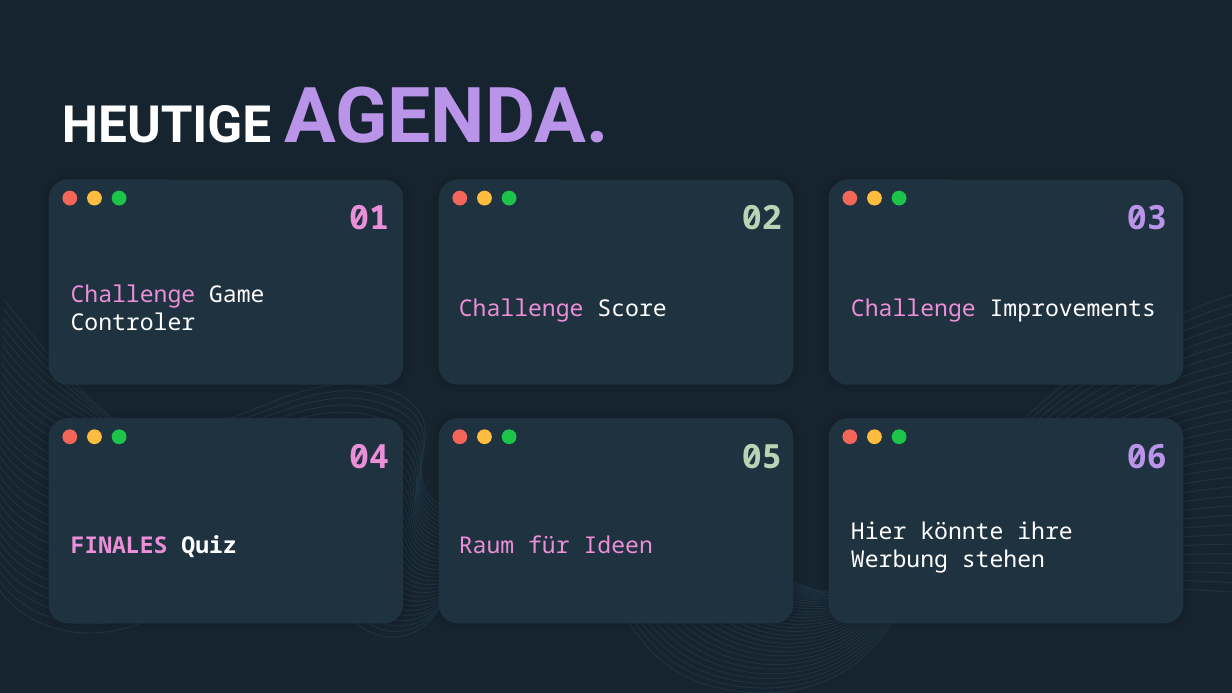
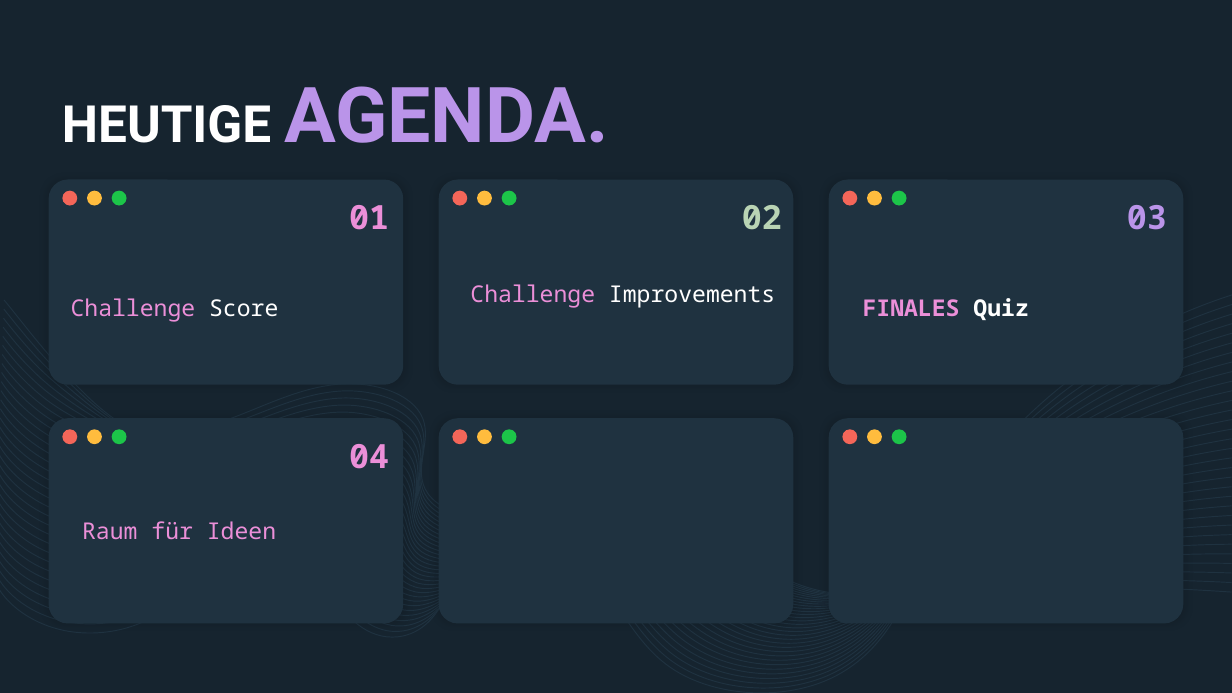
Before and after one commit to derech1e/python-beginner-course, a slide deck: slide 2 of 010/lesson_10.pptx. Drawn at 1232x693 pixels with LibreOffice and Linux fonts; fonts in the diff are those of the drawing. Boxes give left, top, right and bottom in pixels: in the first picture for what was removed or moved away, otherwise in the second. Text is boxed around its words. In the diff, an @@ line names an element or a change of style, - is before the commit and + after.

```diff
--- a/010/lesson_10.pptx
+++ b/010/lesson_10.pptx
@@ indent changed; less space between paragraphs in 3 elements at (863, 298, 1028, 320), (82, 521, 276, 540), (470, 284, 775, 308) @@
@@ text "Challenge Improvements": place and size @@
-text "Challenge Improvements" at (851, 298, 1156, 322)
+text "Challenge Improvements" at (470, 284, 775, 308)
@@ text "FINALES Quiz": place and size @@
-text "FINALES Quiz" at (71, 535, 236, 557)
+text "FINALES Quiz" at (863, 298, 1028, 320)
@@ text at (71, 298, 278, 322): text changed; text colour #FFFFFF to #EB8FD8 @@
-Challenge Game Controler
+Challenge Score
@@ text removed at (459, 298, 666, 322) @@
-Challenge Score
@@ title removed at (742, 444, 782, 469) @@
-05
@@ title removed at (1127, 444, 1167, 469) @@
-06
@@ text "Raum für Ideen": place and size @@
-text "Raum für Ideen" at (459, 535, 653, 554)
+text "Raum für Ideen" at (82, 521, 276, 540)
@@ text removed at (851, 521, 1072, 573) @@
-Hier könnte ihre Werbung stehen
```
Also in this commit, not shown: 2 slides removed, 13 other files.
